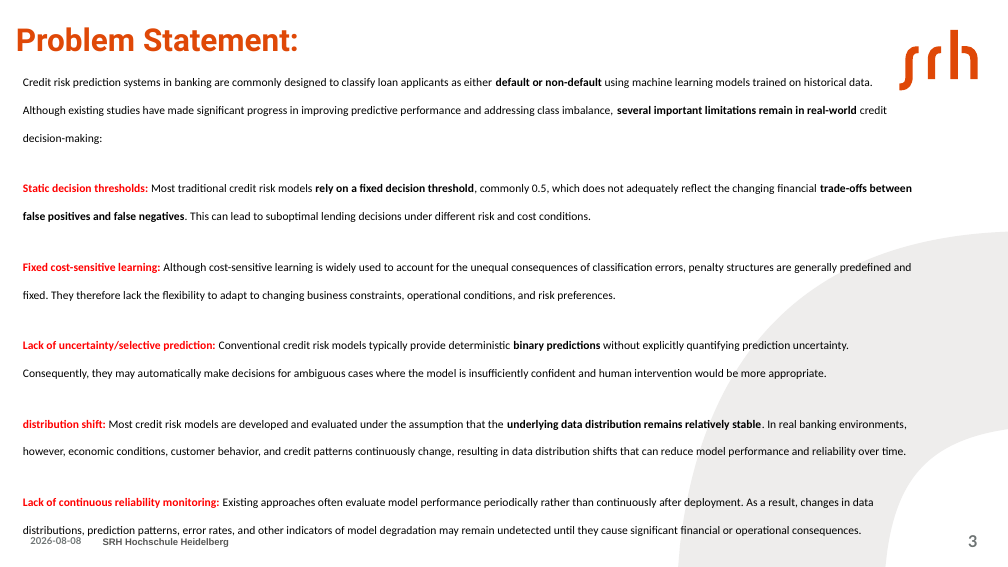
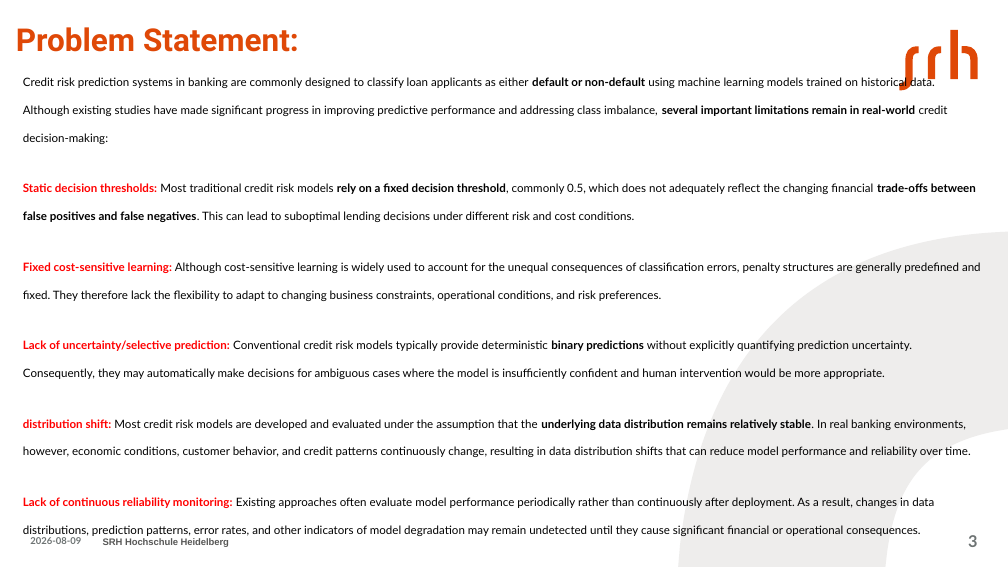
Before and after one commit to aminfeli/Thesis, a slide deck: slide 3 of presentation-.pptx. Drawn at 1008x567 pixels with LibreOffice and Linux fonts; fonts in the diff are those of the drawing. Boxes give left, top, right and bottom in pixels: in the first picture for what was removed or moved away, otherwise in the second. Text is boxed around its words. In the diff, an @@ line names an element or a change of style, - is before the commit and + after.

```diff
--- a/presentation-.pptx
+++ b/presentation-.pptx
@@ text "Credit risk prediction systems in ..." at [23, 76, 981, 536]: font Calibri to Lato @@
```
Also in this commit, not shown: 24 other slides changed, 16 slides added, 3 slides removed, 2 other files.
